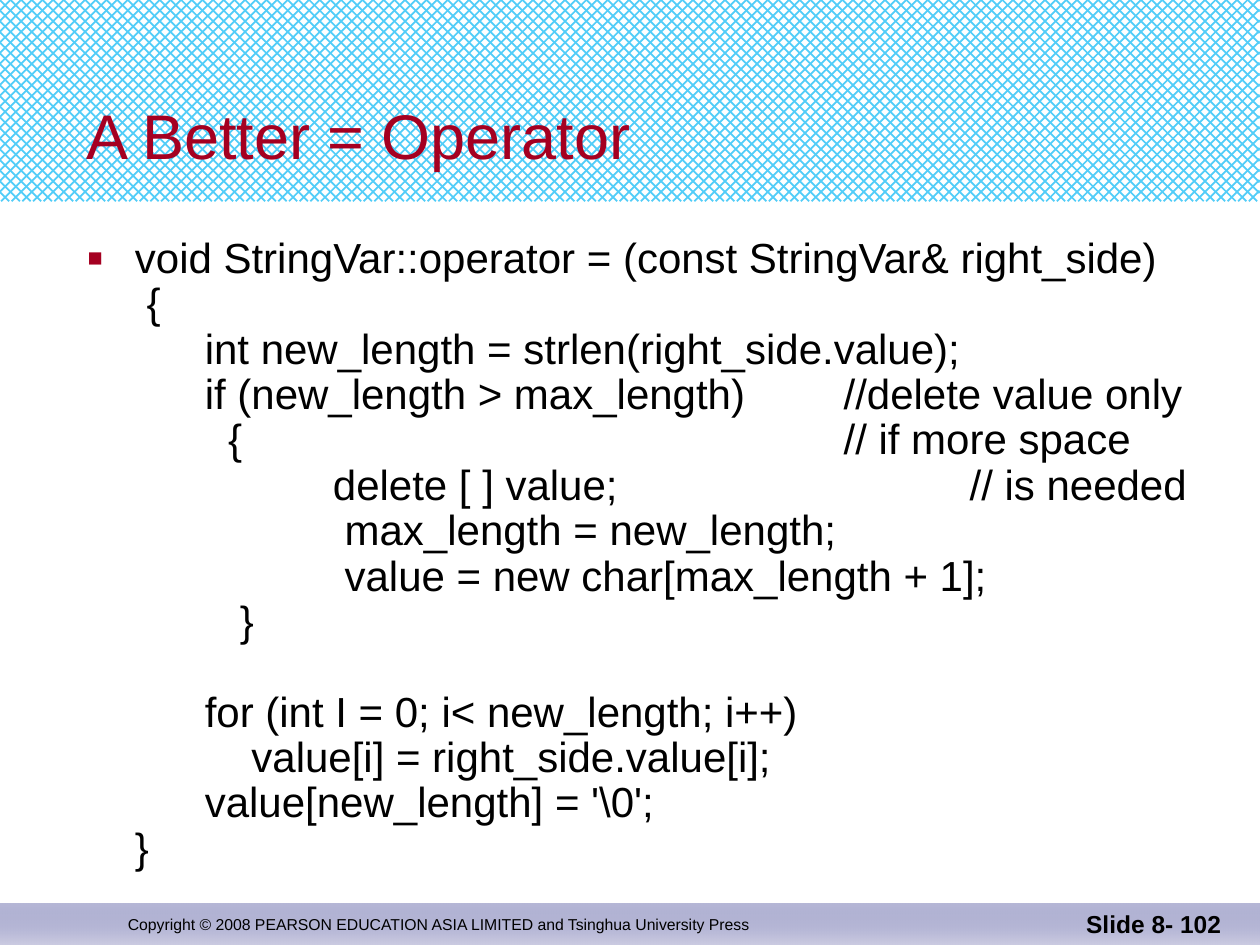
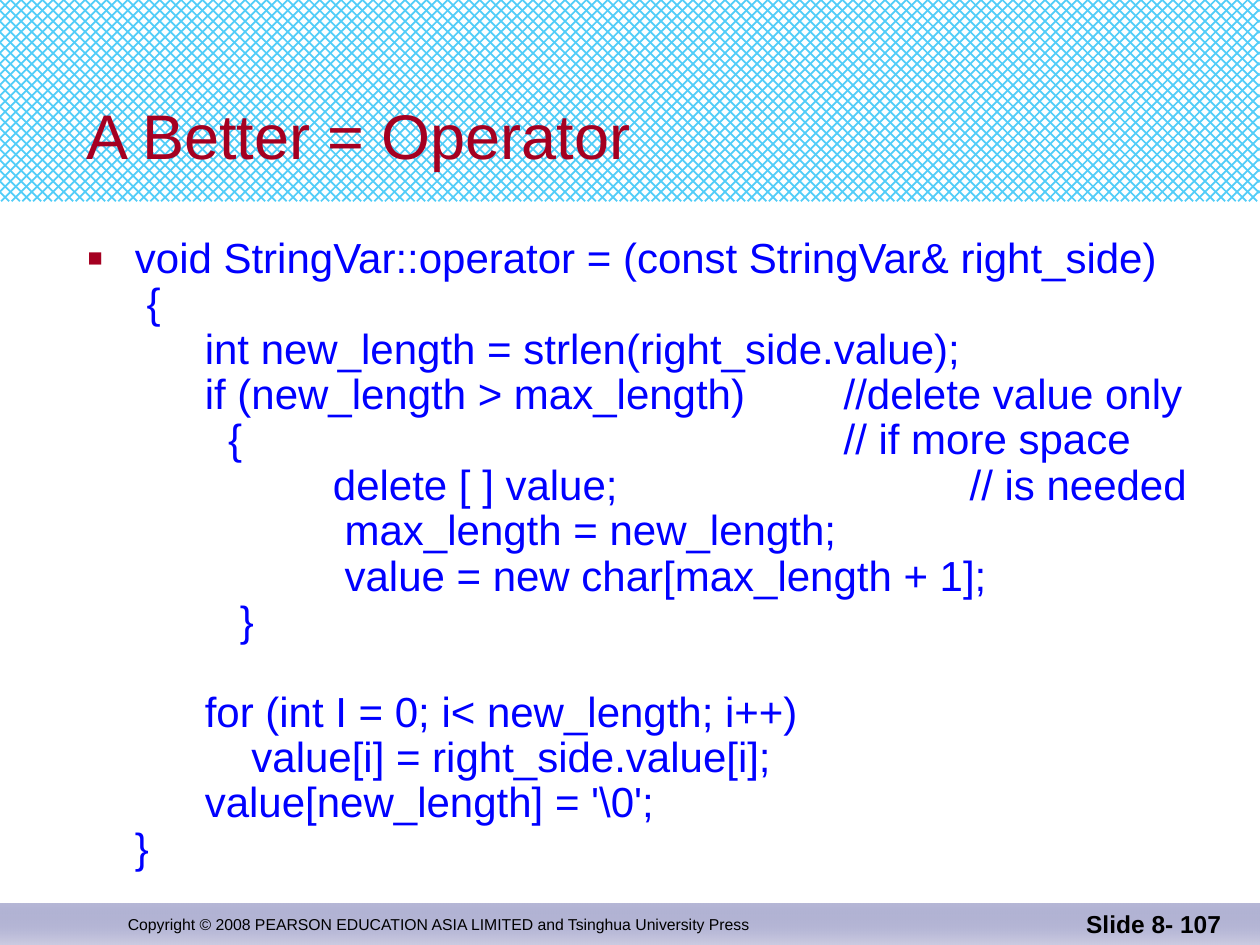
Before and after one commit to djuanbei/CPLUSPLUS, a slide deck: slide 107 of ppt/Chapter 11.pptx (slide 102 before the commit). Drawn at 1260x945 pixels with LibreOffice and Linux fonts; fonts in the diff are those of the drawing. Boxes give left, top, right and bottom in pixels: in the first picture for what was removed or moved away, otherwise in the second. Text is boxed around its words. In the diff, an @@ line names an element or a change of style, - is before the commit and + after.

```diff
--- a/ppt/Chapter 11.pptx
+++ b/ppt/Chapter 11.pptx
@@ text "void StringVar::operator = (const StringVar& ..." at bbox=[135, 242, 1187, 826]: text colour #000000 to #0000FF @@
@@ page number at bbox=[1086, 915, 1221, 934]: text changed @@
-Slide 8- 102
+Slide 8- 107
```
Also in this commit, not shown: 1 other slide changed, 5 slides added, 1 other file.
